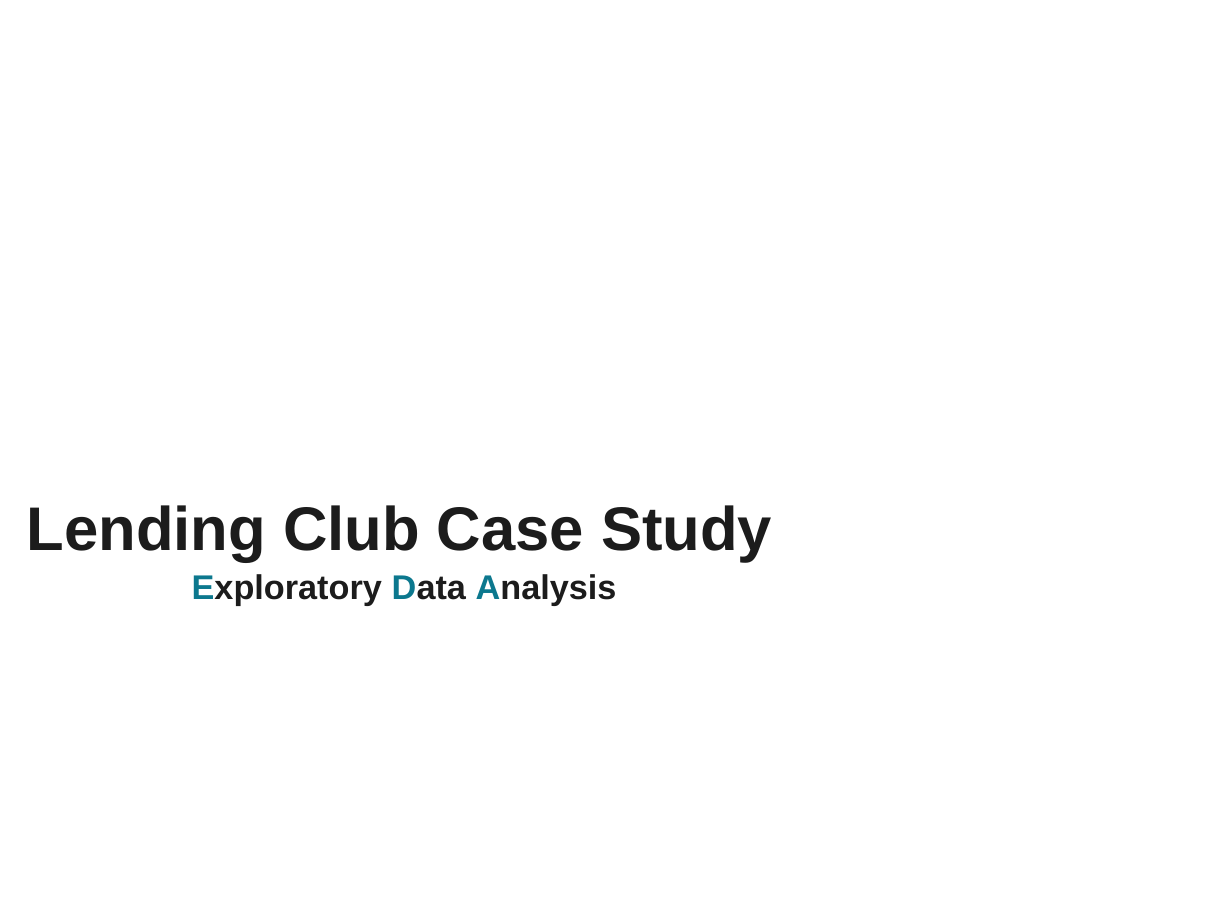
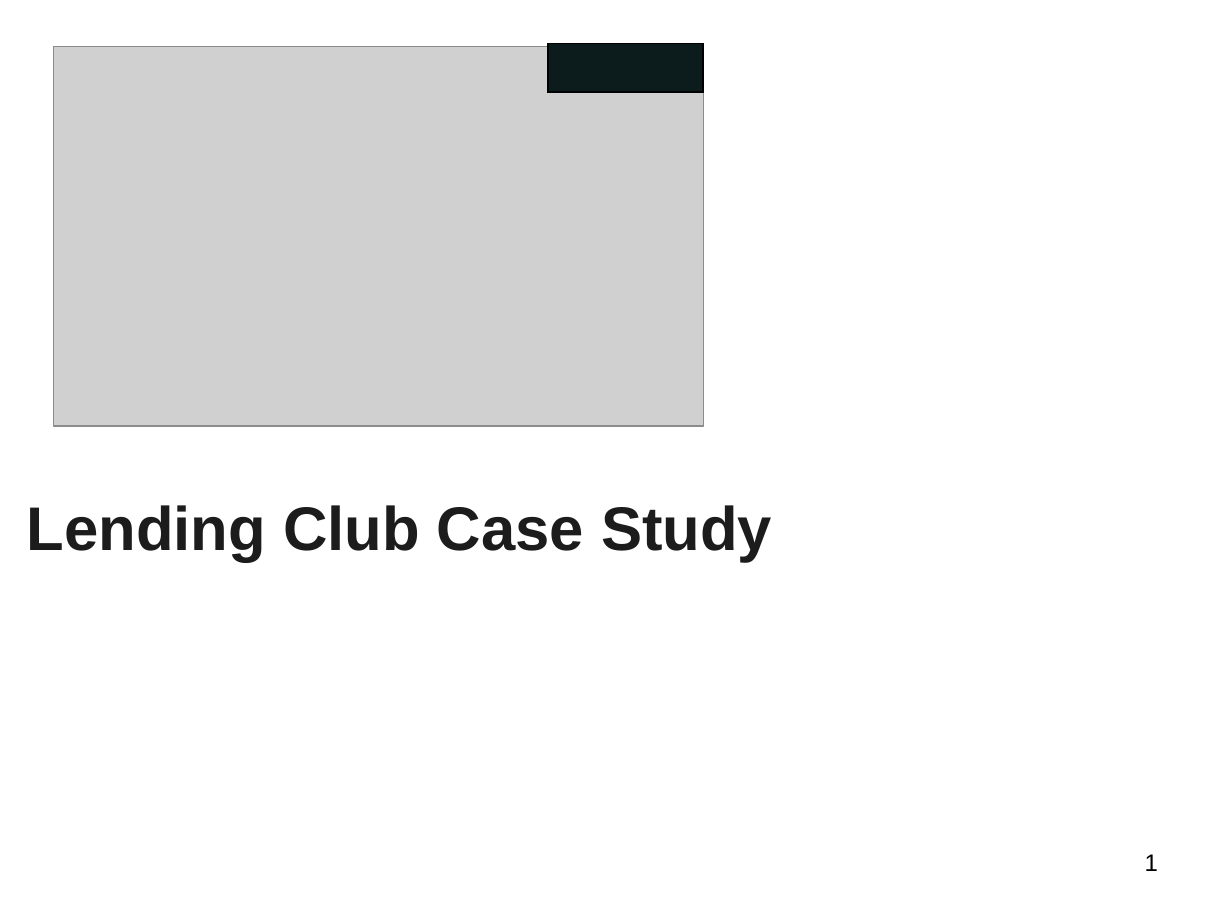
Before and after one commit to RujDha/LendingClub-CaseStudy, a slide deck: slide 1 of LeandingClub-CaseStudy.pptx. Drawn at 1232x924 pixels with LibreOffice and Linux fonts; fonts in the diff are those of the drawing; grey boxes stand for pictures; background and template pictures are left out. Boxes give left, top, right and bottom in pixels: in the first picture for what was removed or moved away, otherwise in the second. Text is boxed around its words. In the diff, an @@ line names an element or a change of style, - is before the commit and + after.

```diff
--- a/LeandingClub-CaseStudy.pptx
+++ b/LeandingClub-CaseStudy.pptx
@@ picture added at [53, 47, 703, 426] @@
@@ rectangle added at [548, 43, 703, 91], fill #0C1C1D, outline #000000 1 pt @@
@@ text removed at [192, 574, 617, 606] @@
-Exploratory Data Analysis
@@ page number added at [1145, 854, 1158, 871], 14 pt, text #000000 @@
+1
```
Also in this commit, not shown: 8 other slides changed, 7 slides added, 3 slides removed.
